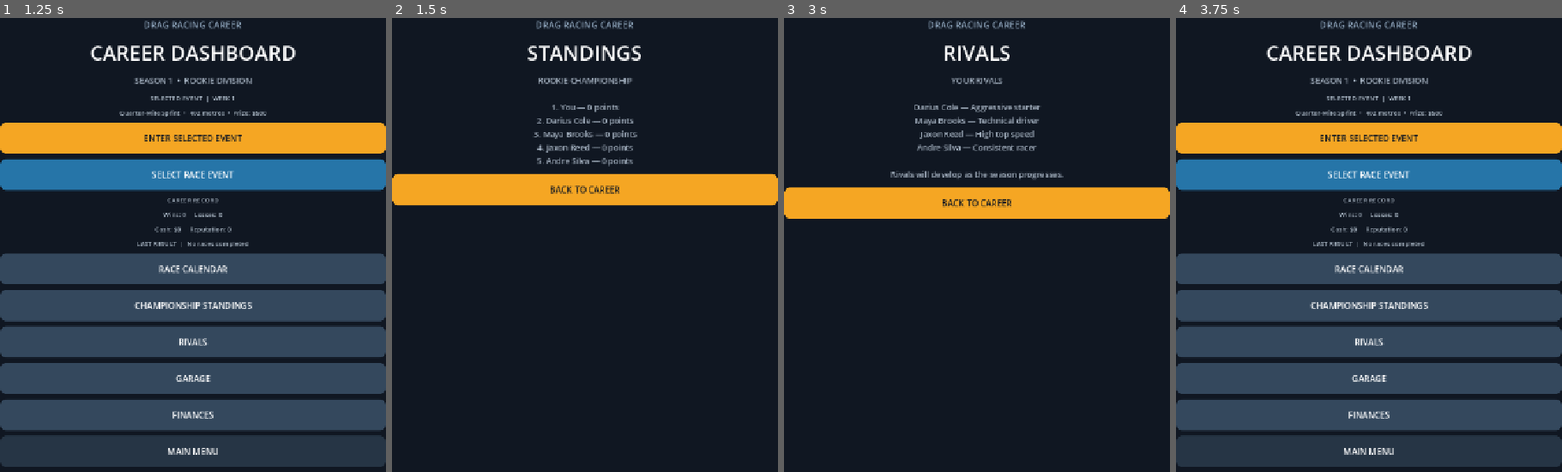
Above: before the commit, frames 1-4 (left to right).
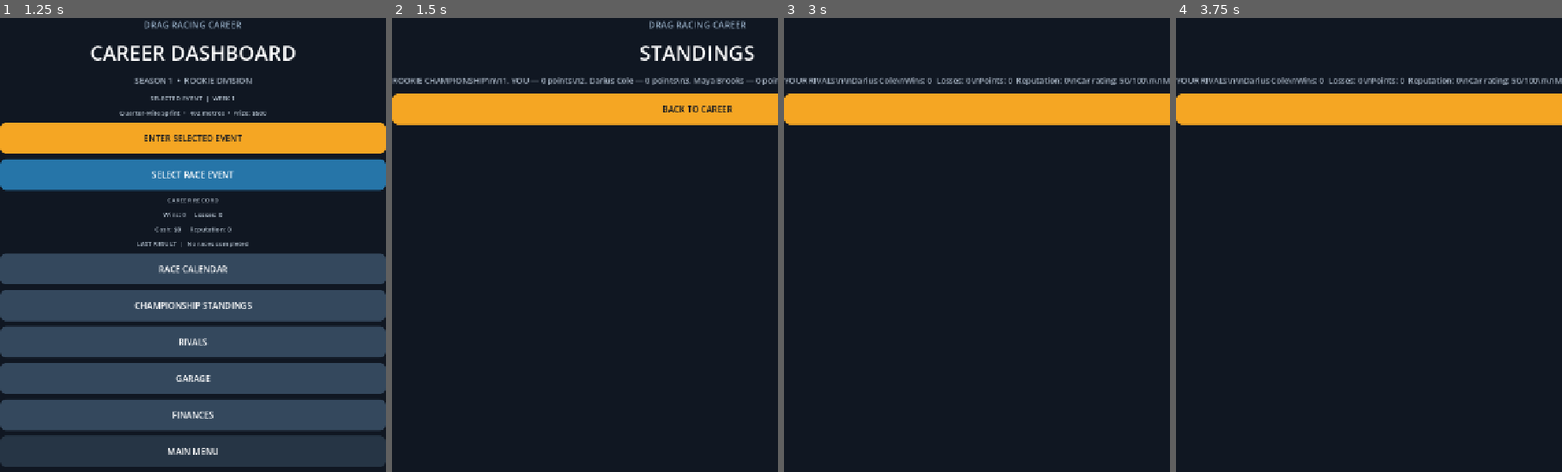
Above: after the commit, the same moments.

Repository: gleeshyyy/-Drag-Racing-Career
Game: Godot game, scene res://main.tscn
Two runs of this game, one before a commit and one after it. Both use one fixed random seed, a clock stepped at 60 frames per second and the inputs below.
Inputs (mouse positions are in pixels of both pictures, inside the frame that each line leads up to):
- Up to frame 1 (1.25 s): click "CAREER MODE" at 0.5 s
- Up to frame 2 (1.5 s): click "CHAMPIONSHIP STANDINGS" at 1.25 s
- Up to frame 3 (3 s): click "BACK TO CAREER" at 2 s; click "RIVALS" at 2.75 s
- Up to frame 4 (3.75 s): click (1369, 204) at 3.5 s, where only the run before the commit has a clickable "BACK TO CAREER"

Frame 1 is identical in both runs. In frame 2, 17% of the frame differs, in the area x 0-100%, y 0-42%; in frame 3, 16%; in frame 4, 63%, in the area x 0-100%, y 0-99%.

Commit message:
Add persistent AI rival career progression

Diff:
--- a/main.gd
+++ b/main.gd
@@ -79,6 +79,7 @@
 var quick_rival_name := ""
 var quick_searching := false
 var race_countdown_active := false
+var rival_records: Dictionary = {}
 
 var title_label: Label
 var status_label: Label
@@ -98,6 +99,7 @@
 
 func _ready() -> void:
 	_load_career_save()
+	_ensure_rival_records()
 	_build_interface()
 	_show_menu()
 
@@ -581,12 +583,28 @@
 	_show_event_selection()
 
 func _show_standings() -> void:
-	var text := "ROOKIE CHAMPIONSHIP\n\n1. You — %d points\n2. %s — %d points\n3. Maya Brooks — 0 points\n4. Jaxon Reed — 0 points\n5. Andre Silva — 0 points" % [career_wins * 10, rival_name, career_wins * 8]
-	_show_subpage("STANDINGS", text, "BACK TO CAREER")
+	var rows: Array = [{"name": "YOU", "points": career_wins * 10}]
+	for name in rival_names:
+		var record: Dictionary = rival_records.get(name, {})
+		rows.append({"name": name, "points": int(record.get("points", 0))})
+	rows.sort_custom(func(a: Dictionary, b: Dictionary) -> bool: return int(a["points"]) > int(b["points"]))
+	var body := "ROOKIE CHAMPIONSHIP\\n\\n"
+	for index in range(rows.size()):
+		body += "%d. %s — %d points\\n" % [index + 1, str(rows[index]["name"]), int(rows[index]["points"])]
+	_show_subpage("STANDINGS", body, "BACK TO CAREER")
 
 func _show_rivals() -> void:
-	var text := "YOUR RIVALS\n\nDarius Cole — Aggressive starter\nMaya Brooks — Technical driver\nJaxon Reed — High top speed\nAndre Silva — Consistent racer\n\nRivals will develop as the season progresses."
-	_show_subpage("RIVALS", text, "BACK TO CAREER")
+	var body := "YOUR RIVALS\\n\\n"
+	for name in rival_names:
+		var record: Dictionary = rival_records.get(name, {})
+		body += "%s\\nWins: %d  Losses: %d\\nPoints: %d  Reputation: %d\\nCar rating: %d/100\\n\\n" % [name, int(record.get("wins", 0)), int(record.get("losses", 0)), int(record.get("points", 0)), int(record.get("reputation", 0)), int(record.get("rating", 50))]
+	_show_subpage("RIVALS", body, "BACK TO CAREER")
+
+func _ensure_rival_records() -> void:
+	for index in range(rival_names.size()):
+		var name := str(rival_names[index])
+		if not rival_records.has(name):
+			rival_records[name] = {"wins": 0, "losses": 0, "points": 0, "reputation": 0, "rating": 50 + index * 3}
 
 func _show_subpage(page_title: String, body: String, back_caption: String) -> void:
 	menu_panel.hide()
@@ -698,7 +716,6 @@
 		var event: Dictionary = _get_selected_event()
 		race_distance = float(event["distance"])
 		race_reward = int(event["reward"])
-		rival_target_speed = float(event["rival_speed"])
 		race_event_name = str(event["name"])
 	else:
 		race_distance = TRACK_LENGTH
@@ -716,9 +733,12 @@
 	race_time = 0.0
 	throttle_down = false
 	if career_race:
-		rival_name = rival_names[(career_wins + career_losses) % rival_names.size()]
+		rival_name = str(rival_names[(career_wins + career_losses) % rival_names.size()])
+		var selected_record: Dictionary = rival_records.get(rival_name, {})
+		rival_target_speed = float(_get_selected_event()["rival_speed"]) + float(selected_record.get("rating", 50) - 50) * 0.22
 	else:
 		rival_name = quick_rival_name if quick_rival_name != "" else rival_names[randi_range(0, rival_names.size() - 1)]
+		rival_target_speed = 238.0
 	title_label.text = "GET READY"
 	status_label.text = "You vs %s  •  Take your position." % rival_name
 	_clear_section()
@@ -774,6 +794,7 @@
 	var won := player_distance >= race_distance and player_distance >= rival_distance
 	race_finished = true
 	if was_career_race:
+		_update_rival_career_results(won)
 		if won:
 			career_wins += 1
 			career_cash += race_reward
@@ -797,6 +818,31 @@
 			title_label.text = "RACE LOST"
 			status_label.text = "%s got there first. Run it back." % rival_name
 
+func _update_rival_career_results(player_won: bool) -> void:
+	_ensure_rival_records()
+	var opponent: Dictionary = rival_records.get(rival_name, {})
+	if player_won:
+		opponent["losses"] = int(opponent.get("losses", 0)) + 1
+	else:
+		opponent["wins"] = int(opponent.get("wins", 0)) + 1
+		opponent["points"] = int(opponent.get("points", 0)) + 10
+		opponent["reputation"] = int(opponent.get("reputation", 0)) + 5
+		opponent["rating"] = mini(100, int(opponent.get("rating", 50)) + 1)
+	rival_records[rival_name] = opponent
+	for name in rival_names:
+		if str(name) == rival_name:
+			continue
+		var record: Dictionary = rival_records.get(name, {})
+		if randf() < 0.55:
+			record["wins"] = int(record.get("wins", 0)) + 1
+			record["points"] = int(record.get("points", 0)) + 10
+			record["reputation"] = int(record.get("reputation", 0)) + 4
+			if randf() < 0.25:
+				record["rating"] = mini(100, int(record.get("rating", 50)) + 1)
+		else:
+			record["losses"] = int(record.get("losses", 0)) + 1
+		rival_records[str(name)] = record
+
 func _load_career_save() -> void:
 	var save := ConfigFile.new()
 	var error := save.load("user://career_save.cfg")
@@ -806,6 +852,7 @@
 	career_losses = int(save.get_value("career", "losses", 0))
 	career_cash = int(save.get_value("career", "cash", 0))
 	career_reputation = int(save.get_value("career", "reputation", 0))
+	rival_records = save.get_value("career", "rival_records", {})
 	selected_event_id = str(save.get_value("career", "selected_event_id", "quarter_mile"))
 	race_event_name = str(_get_selected_event()["name"])
 	last_result = str(save.get_value("career", "last_result", "No races completed"))
@@ -831,6 +878,7 @@
 	save.set_value("career", "losses", career_losses)
 	save.set_value("career", "cash", career_cash)
 	save.set_value("career", "reputation", career_reputation)
+	save.set_value("career", "rival_records", rival_records)
 	save.set_value("career", "selected_event_id", selected_event_id)
 	save.set_value("career", "last_result", last_result)
 	save.set_value("garage", "owned_cars", owned_cars)
